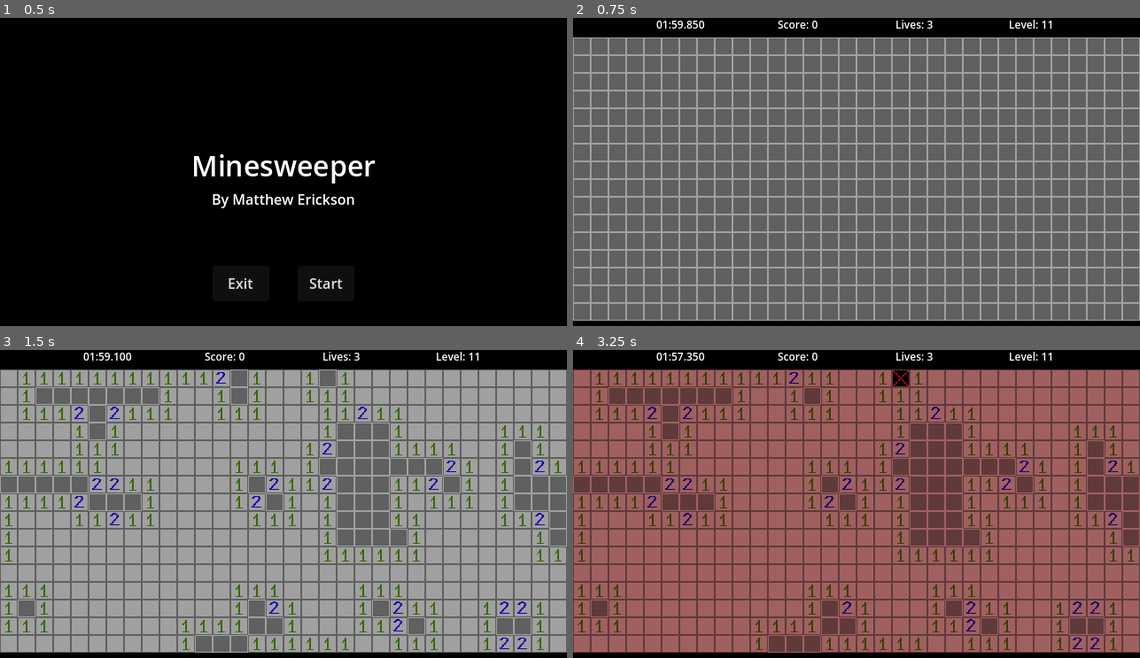
Above: before the commit, frames 1-4 (two rows, left to right).
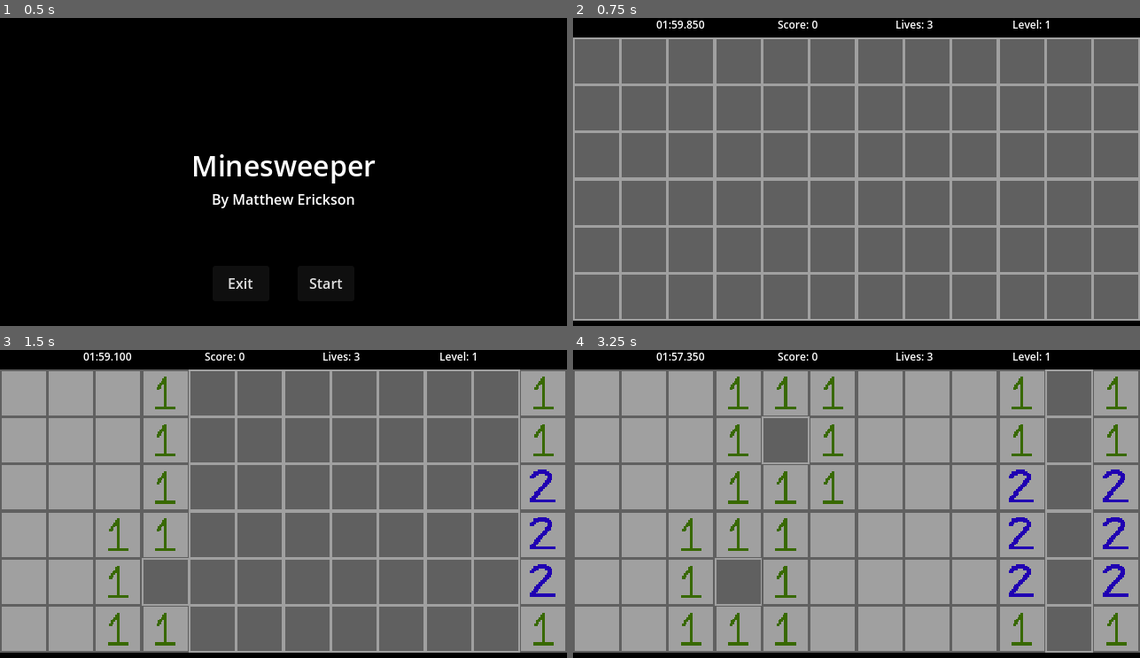
Above: after the commit, the same moments.

Repository: MataclysmGames/Minesweeper
Game: Godot game, scene res://scenes/title.tscn
The game is run twice, just before and just after one commit, with the same random seed, the same clock (stepped at 60 frames per second) and the same inputs.
Inputs (mouse positions are in pixels of both pictures, inside the frame that each line leads up to; where the layout moved, square brackets give the same spot in the first picture):
- Up to frame 1 (0.5 s): no input
- Up to frame 2 (0.75 s): click "Start" at 0.5 s
- Up to frame 3 (1.5 s): click (22, 393) [11, 377] at 1.25 s
- Up to frame 4 (3.25 s): click (811, 377) at 2.02 s; click (901, 377) at 2.77 s

Frame 1 is identical in both runs. In frame 2, 23% of the frame differs, in the area x 0-100%, y 0-98%; in frame 3, 52%; in frame 4, 92%, in the area x 0-100%, y 0-99%.

Commit message:
up

Diff:
--- a/project.godot
+++ b/project.godot
@@ -13,6 +13,7 @@
 config/name="Minesweeper"
 run/main_scene="res://scenes/title.tscn"
 config/features=PackedStringArray("4.2", "Mobile")
+run/max_fps=60
 config/icon="res://icon.svg"
 
 [autoload]
@@ -29,7 +30,7 @@
 
 window/size/viewport_width=640
 window/size/viewport_height=360
-window/size/mode=2
+window/size/mode=4
 window/stretch/mode="canvas_items"
 
 [input]
--- a/scripts/run_data.gd
+++ b/scripts/run_data.gd
@@ -3,7 +3,7 @@
 var total_score : int = 0
 var num_lives : int = 3
 
-var current_level : int = 11
+var current_level : int = 1
 
 func get_rows() -> int:
 	var rows = 5 + current_level
